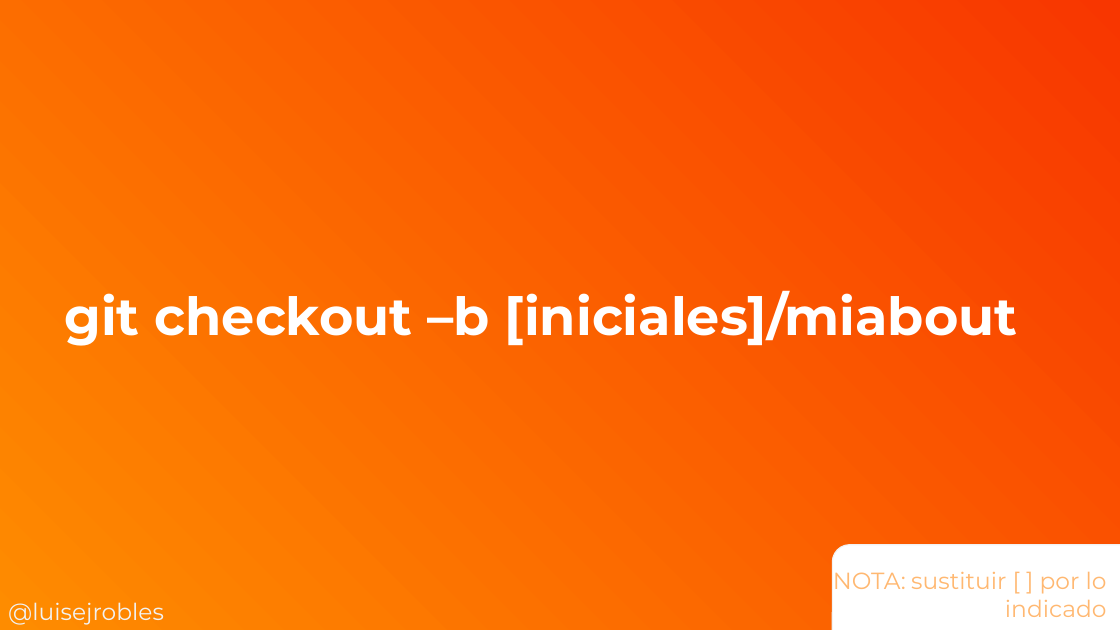
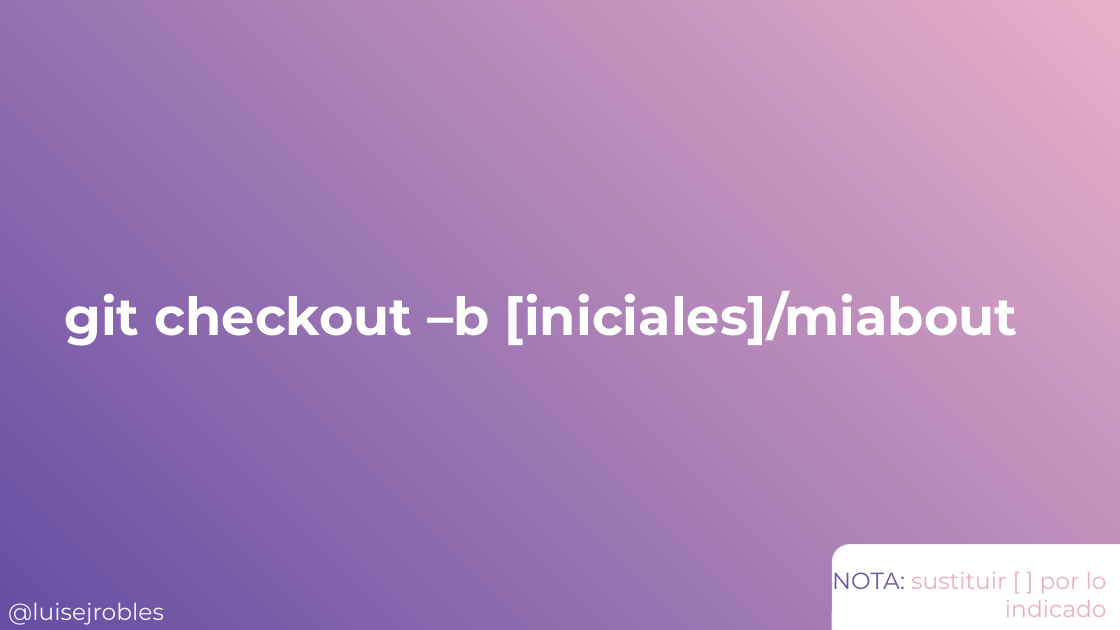
Before and after one commit to cimadev/PlaticasTalleres, a slide deck: slide 36 of 2018/30_07_18 Git-intermediate-5-days/slides.pptx (slide 14 before the commit). Drawn at 1120x630 pixels with LibreOffice and Linux fonts; fonts in the diff are those of the drawing. Boxes give left, top, right and bottom in pixels: in the first picture for what was removed or moved away, otherwise in the second. Text is boxed around its words. In the diff, an @@ line names an element or a change of style, - is before the commit and + after.

```diff
--- a/2018/30_07_18 Git-intermediate-5-days/slides.pptx
+++ b/2018/30_07_18 Git-intermediate-5-days/slides.pptx
@@ background gradient #FE8C00 to #F83600 to gradient #654EA3 to #EAAFC8 @@
@@ text "NOTA: sustituir [ ] por ..." at <box>832,572,1107,617</box>: text colour #FFB871 to #6F55A6 in "NOTA:"; text colour #FFB871 to #E9AEC8 in "sustituir [ ] por lo indicado" @@
```
Also in this commit, not shown: 27 other slides changed, 31 slides added, 8 slides removed.
